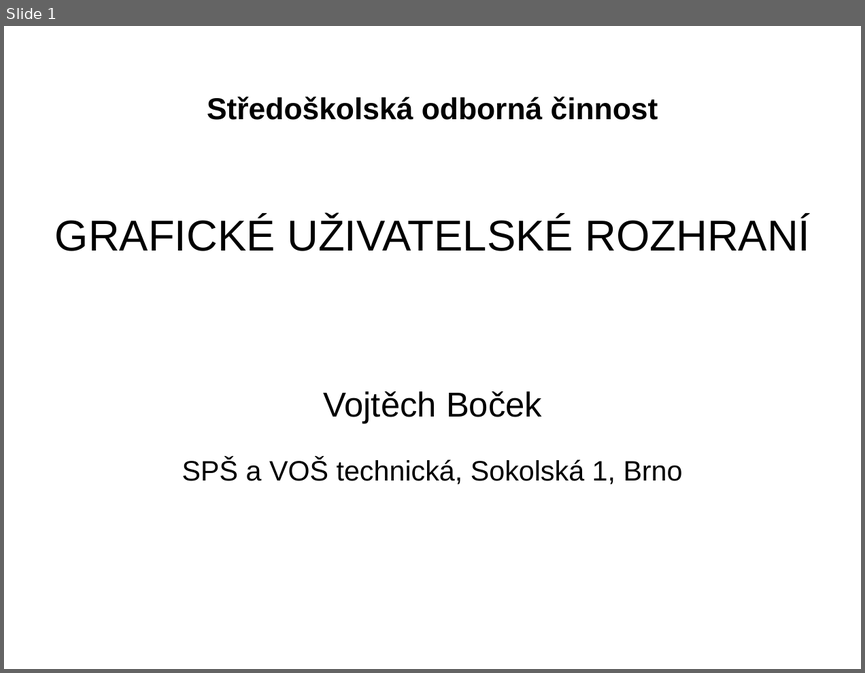
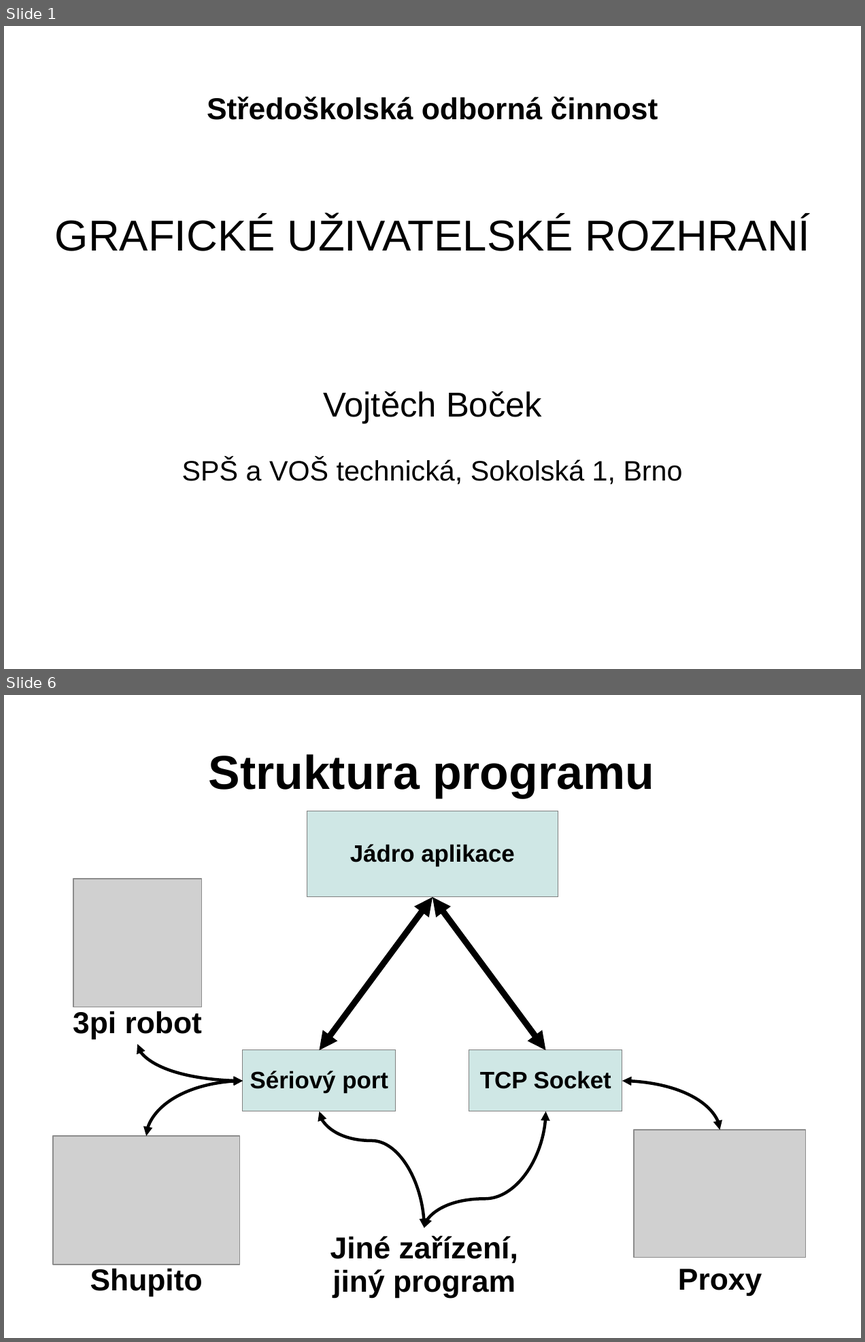
Before and after one commit to Tasssadar/soc, a slide deck: prezentace.odp. Shown one above the other, each under a label of ours: slide 1 before the commit, slides 1 and 6 after it; the slides between them are not shown. The pictures are 865x673 and 865x1342 pixels, drawn with LibreOffice and Linux fonts; fonts in the diff are those of the drawing; grey boxes stand for pictures; background and template pictures are left out. Boxes give left, top, right and bottom in pixels: in the first picture for what was removed or moved away, otherwise in the second. Text is boxed around its words. In the diff, an @@ line names an element or a change of style, - is before the commit and + after.

```diff
--- a/prezentace.odp
+++ b/prezentace.odp
@@ slide 6 added at bbox=[4, 695, 861, 1338], background picture (left out) @@
@@ title added at bbox=[209, 754, 654, 798], 44 pt, text #000000, bold @@
+Struktura programu
@@ rectangle added at bbox=[307, 812, 558, 897], fill #CFE7E5, outline #808080 0 pt, 22 pt, text #000000, bold @@
+Jádro aplikace
@@ picture added at bbox=[73, 879, 201, 1006] @@
@@ double arrow added from (432, 897) to (320, 1051), #000000 5.67 pt @@
@@ double arrow added from (432, 897) to (546, 1051), #000000 5.67 pt @@
@@ text added at bbox=[73, 1011, 202, 1039], 28 pt, text #000000, bold @@
+3pi robot
@@ curved double arrow added from (138, 1044) to (243, 1081), #000000 2.83 pt @@
@@ rectangle added at bbox=[243, 1051, 396, 1112], fill #CFE7E5, outline #808080 0 pt, 22 pt, text #000000, bold @@
+Sériový port
@@ rectangle added at bbox=[469, 1051, 622, 1112], fill #CFE7E5, outline #808080 0 pt, 22 pt, text #000000, bold @@
+TCP Socket
@@ curved double arrow added from (146, 1136) to (243, 1081), #000000 2.83 pt @@
@@ curved double arrow added from (720, 1130) to (622, 1081), #000000 2.83 pt @@
@@ curved double arrow added from (320, 1111) to (425, 1227), #000000 2.83 pt @@
@@ curved double arrow added from (424, 1227) to (546, 1111), #000000 2.83 pt @@
@@ picture added at bbox=[53, 1136, 239, 1264] @@
@@ picture added at bbox=[634, 1130, 806, 1257] @@
@@ text added at bbox=[330, 1235, 518, 1298], 28 pt, text #000000, bold @@
+Jiné zařízení,
+jiný program
@@ text added at bbox=[90, 1268, 203, 1296], 28 pt, text #000000, bold @@
+Shupito
@@ text added at bbox=[678, 1268, 762, 1295], 28 pt, text #000000, bold @@
+Proxy
```
Also in this commit, not shown: 2 slides changed, 1 other slide added, 5 other files.
